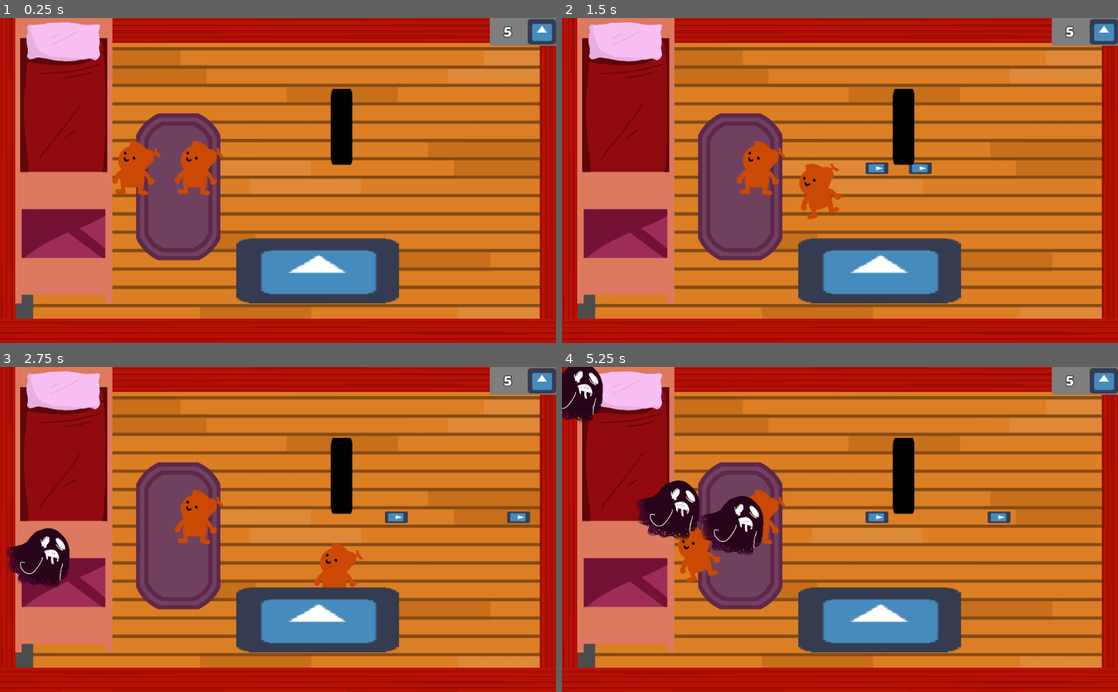
Above: before the commit, frames 1-4 (two rows, left to right).
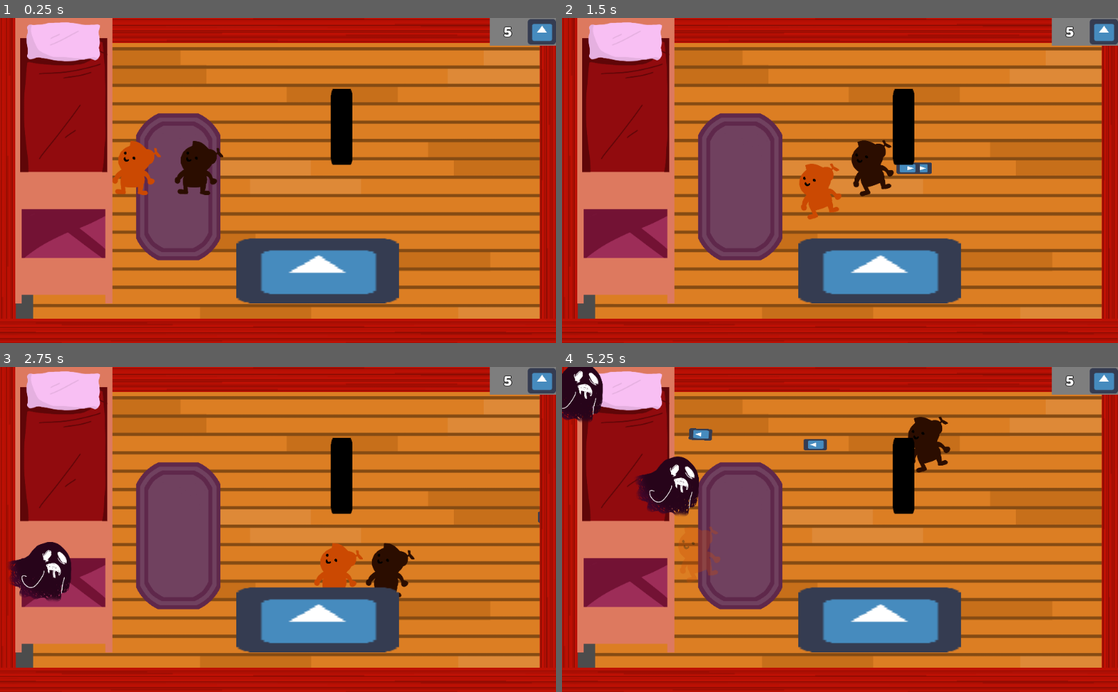
Above: after the commit, the same moments.

Repository: JuannFerrari/GlobalGameJam2019
Game: Godot game, scene res://Game.tscn
Same seed, same stepped clock (60 frames per second), same inputs: the game is played once before the commit and once after it. The engine's default icon, where the game draws it, is replaced by a stand-in: a white triangle on a blue panel in a dark square.
Inputs:
- Up to frame 1 (0.25 s): no input
- Up to frame 2 (1.5 s): tap Enter (ui_accept) at 0.5, 0.77 s; hold Right (ui_right) 0.53-1.28 s; hold Down (ui_down) from 1.28 s (still down)
- Up to frame 3 (2.75 s): tap Enter (ui_accept) at 1.52 s; release Down (ui_down) at 2.03 s; hold Right (ui_right) from 2.03 s (still down)
- Up to frame 4 (5.25 s): release Right (ui_right) at 2.78 s; hold Up (ui_up) 2.78-3.53 s; tap Enter (ui_accept) at 3.02, 3.77, 4.52 s; hold Left (ui_left) 3.53-5.03 s; hold Down (ui_down) from 5.03 s (still down)

The runs differ from the first frame. In frame 1, 0.8% of the frame differs, in the area x 31-41%, y 37-55%; in frame 2, 1.8%; in frame 3, 3.2%; in frame 4, 5.9%, in the area x 13-81%, y 15-67%.

Commit message:
fixed some fucking collision stuff

Diff:
--- a/Bullet.gd
+++ b/Bullet.gd
@@ -17,7 +17,6 @@
 
 
 
-
-func _on_Bullet_body_entered(body):
-	body.life-=1
+func _on_Bullet_area_entered(area):
+	area.life-=1
 	queue_free()
--- a/Bullet.tscn
+++ b/Bullet.tscn
@@ -28,5 +28,5 @@
 position = Vector2( -0.270172, 0 )
 scale = Vector2( 1.94563, 1 )
 
-[connection signal="body_entered" from="." to="." method="_on_Bullet_body_entered"]
+[connection signal="area_entered" from="." to="." method="_on_Bullet_area_entered"]
 [connection signal="screen_exited" from="VisibilityNotifier2D" to="." method="_on_VisibilityNotifier2D_screen_exited"]
--- a/EnemyOne.gd
+++ b/EnemyOne.gd
@@ -1,4 +1,4 @@
-extends KinematicBody2D
+extends Area2D
 
 var speed = 100
 var direction = 0
@@ -12,22 +12,37 @@
 func _ready():
 	index = randi()%2+0
 	target = targets[index]
-	pass
 
 func _physics_process(delta):
+
+	if targets[0].dead and targets[1].dead:
+		queue_free()
+
+
 	if target.dead:
 		if index == 0:
 			target = targets[1]
 		else:
 			target = targets[0]
 	direction = (target.position - position).normalized()
+
 	if (target.position - position).x > 0:
 		$icon.flip_h = true
 	else:
 		$icon.flip_h = false
 
-	move_and_collide(direction * speed * delta)
+
+	position = position + (direction * speed * delta)
+
 	if life <=0:
 		queue_free()
-	#	if collision_info:   #only collides after move
-	#		collision_info.collider.queue_free()
+
+
+
+
+func _on_EnemyOne_body_entered(body):
+	print(body.name)
+	if body.name == "Player1" or body.name == "Player2":
+		if body.can_take_damage:
+			body.take_damage()
+			queue_free()
--- a/EnemyOne.tscn
+++ b/EnemyOne.tscn
@@ -7,9 +7,9 @@
 
 extents = Vector2( 32, 32 )
 
-[node name="EnemyOne" type="KinematicBody2D"]
+[node name="EnemyOne" type="Area2D"]
 collision_layer = 4
-collision_mask = 0
+collision_mask = 2
 script = ExtResource( 1 )
 
 [node name="CollisionShape2D" type="CollisionShape2D" parent="." groups=[
@@ -20,3 +20,5 @@
 [node name="icon" type="Sprite" parent="."]
 scale = Vector2( 0.3, 0.3 )
 texture = ExtResource( 2 )
+
+[connection signal="body_entered" from="." to="." method="_on_EnemyOne_body_entered"]
--- a/Player.gd
+++ b/Player.gd
@@ -32,15 +32,13 @@
 		if Input.is_action_just_pressed(action_shoot):
 			shoot_bullet()
 
-		if Input.is_action_just_pressed(action_shoot):
-			shoot_bullet()
-
 		if Input.is_action_pressed(action_right):
 			motion.x= min(motion.x + ACCELERATION, MAX_SPEED)
 		elif Input.is_action_pressed(action_left):
 			motion.x= max(motion.x - ACCELERATION, -MAX_SPEED)
 		else:
 			motion.x=lerp(motion.x,0,0.2)
+
 		if Input.is_action_pressed(action_up):
 			motion.y=max(motion.y - ACCELERATION, -MAX_SPEED)
 		elif Input.is_action_pressed(action_down):
@@ -57,17 +55,8 @@
 			if ($AnimationPlayer.current_animation != "Move"):
 				$AnimationPlayer.play("Move")
 
-		var collide_info = move_and_collide(motion * delta)
-		if collide_info && collide_info.collider.name == 'EnemyOne':
-			if life-1 <= 0:
-				dead = true
-			else:
-				if can_take_damage:
-					life-=1
-					can_take_damage = false
-					$invul_timer.start(3)
-					modulate = Color(1,1,1,0.3)
-					$CollisionShape2D.disabled = true
+		move_and_collide(motion * delta)
+
 
 	else:
 		$AnimationPlayer.play("idle")
@@ -76,5 +65,31 @@
 
 func _on_invul_timer_timeout():
 	can_take_damage=true
-	modulate = Color(1,1,1,1)
+	if !dead:
+		modulate = Color(1,1,1,1)
 	$CollisionShape2D.disabled = false
+
+
+
+func take_damage():
+	if can_take_damage:
+		life-=1
+		can_take_damage = false
+		$invul_timer.start(1.5)
+		modulate = Color(1,1,1,0.3)
+		$CollisionShape2D.disabled = true
+
+	if life<=0:
+		dead = true
+		#is now ded blep
+		set_rotation_degrees(85)
+
+	print("Took dmg, life is now: ", life)
+
+
+
+
+
+
+func _on_Hitbox_area_shape_entered(area_id, area, area_shape, self_shape):
+	print(area.name)
--- a/Player.tscn
+++ b/Player.tscn
@@ -1,11 +1,7 @@
-[gd_scene load_steps=6 format=2]
+[gd_scene load_steps=8 format=2]
 
 [ext_resource path="res://Player.gd" type="Script" id=1]
 [ext_resource path="res://assets/static/jerry.png" type="Texture" id=2]
-
-[sub_resource type="RectangleShape2D" id=1]
-
-extents = Vector2( 32, 32 )
 
 [sub_resource type="Animation" id=2]
 
@@ -37,6 +33,23 @@
 "values": [ -19.4589, 0.0, 32.7325, 0.0 ]
 }
 
+[sub_resource type="Animation" id=5]
+
+resource_name = "dead"
+length = 0.3
+tracks/0/type = "value"
+tracks/0/path = NodePath(".:rotation_degrees")
+tracks/0/interp = 1
+tracks/0/loop_wrap = true
+tracks/0/imported = false
+tracks/0/enabled = true
+tracks/0/keys = {
+"times": PoolRealArray( 0, 0.3 ),
+"transitions": PoolRealArray( 1, 1 ),
+"update": 0,
+"values": [ 0.0, 85.0 ]
+}
+
 [sub_resource type="Animation" id=3]
 
 resource_name = "idle"
@@ -66,16 +79,23 @@
 "values": [ 0.0, 0.0 ]
 }
 
+[sub_resource type="RectangleShape2D" id=1]
+
+extents = Vector2( 32, 32 )
+
+[sub_resource type="RectangleShape2D" id=4]
+
+extents = Vector2( 32, 32 )
+
 [node name="Player" type="KinematicBody2D" groups=[
 "Player",
 ]]
 collision_layer = 2
 script = ExtResource( 1 )
 
-[node name="CollisionShape2D" type="CollisionShape2D" parent="."]
-shape = SubResource( 1 )
-
 [node name="icon" type="Sprite" parent="."]
+position = Vector2( -7.3415, -8.95504 )
+rotation = -0.339622
 scale = Vector2( 0.320373, 0.320373 )
 texture = ExtResource( 2 )
 __meta__ = {
@@ -87,9 +107,19 @@
 
 [node name="AnimationPlayer" type="AnimationPlayer" parent="."]
 anims/Move = SubResource( 2 )
+anims/dead = SubResource( 5 )
 anims/idle = SubResource( 3 )
 
 [node name="invul_timer" type="Timer" parent="."]
 wait_time = 3.0
 
+[node name="CollisionShape2D" type="CollisionShape2D" parent="."]
+shape = SubResource( 1 )
+
+[node name="Hitbox" type="Area2D" parent="."]
+
+[node name="CollisionShape2D" type="CollisionShape2D" parent="Hitbox"]
+shape = SubResource( 4 )
+
 [connection signal="timeout" from="invul_timer" to="." method="_on_invul_timer_timeout"]
+[connection signal="area_shape_entered" from="Hitbox" to="." method="_on_Hitbox_area_shape_entered"]
--- /dev/null
+++ b/World.gd
@@ -0,0 +1,13 @@
+extends Node2D
+
+# Declare member variables here. Examples:
+# var a = 2
+# var b = "text"
+
+# Called when the node enters the scene tree for the first time.
+func _ready():
+	pass # Replace with function body.
+
+# Called every frame. 'delta' is the elapsed time since the previous frame.
+#func _process(delta):
+#	pass
--- a/World.tscn
+++ b/World.tscn
@@ -1,7 +1,7 @@
 [gd_scene load_steps=7 format=2]
 
-[ext_resource path="res://Player.tscn" type="PackedScene" id=1]
-[ext_resource path="res://Player2.gd" type="Script" id=2]
+[ext_resource path="res://World.gd" type="Script" id=1]
+[ext_resource path="res://Player.tscn" type="PackedScene" id=2]
 [ext_resource path="res://Map.tscn" type="PackedScene" id=3]
 [ext_resource path="res://Spawner.gd" type="Script" id=4]
 [ext_resource path="res://EnemyOne.tscn" type="PackedScene" id=5]
@@ -24,18 +24,18 @@
 }
 
 [node name="World" type="Node2D"]
+script = ExtResource( 1 )
 
-[node name="Player1" parent="." instance=ExtResource( 1 )]
+[node name="Player1" parent="." instance=ExtResource( 2 )]
+modulate = Color( 0.215686, 0.188235, 0.188235, 1 )
 position = Vector2( 364.971, 277.307 )
-action_up = "ui_up2"
-action_down = "ui_down2"
-action_right = "ui_right2"
-action_left = "ui_left2"
+rotation = 0.0
 
-[node name="Player2" parent="." instance=ExtResource( 1 )]
+[node name="Player2" parent="." instance=ExtResource( 2 )]
 position = Vector2( 250, 277.307 )
 script = ExtResource( 2 )
 action_shoot = "ui_accept2"
+rotation = 0.0
 
 [node name="Map" parent="." instance=ExtResource( 3 )]
 
